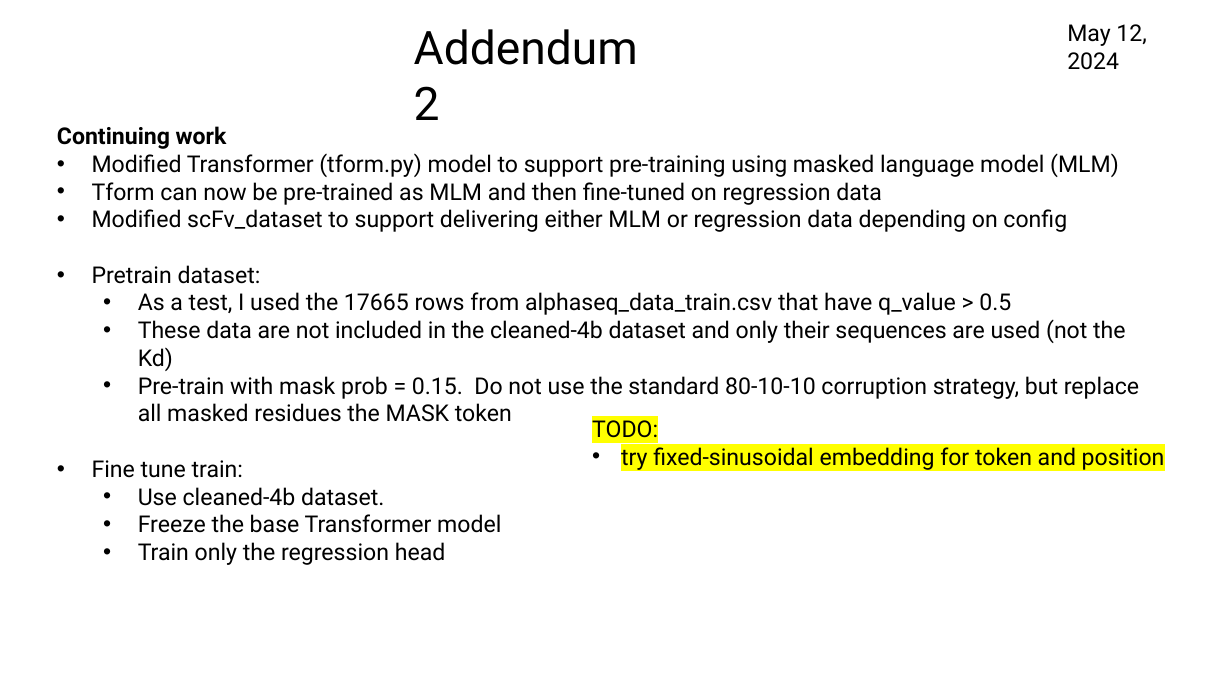
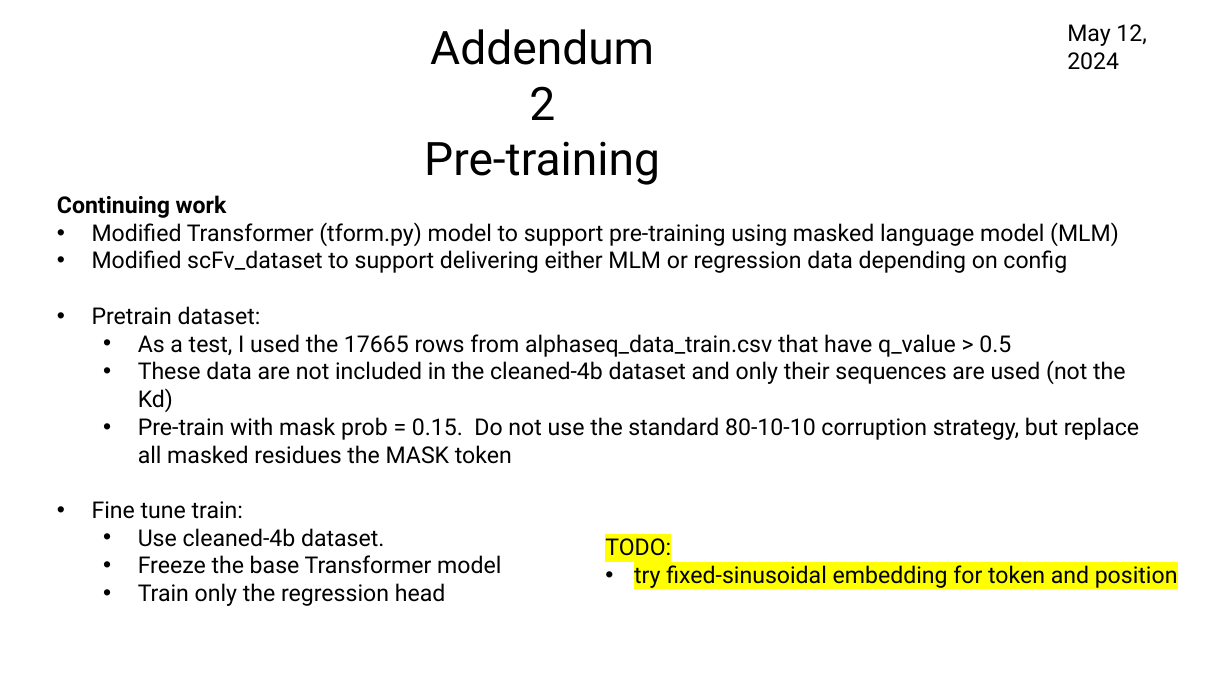
Before and after one commit to planaria158/BERT-antibody-antigen-binding-energy, a slide deck: slide 24 of Homework-aAlphaBio.pptx. Drawn at 1232x693 pixels with LibreOffice and Linux fonts; fonts in the diff are those of the drawing. Boxes give left, top, right and bottom in pixels: in the first picture for what was removed or moved away, otherwise in the second. Text is boxed around its words. In the diff, an @@ line names an element or a change of style, - is before the commit and + after.

```diff
--- a/Homework-aAlphaBio.pptx
+++ b/Homework-aAlphaBio.pptx
@@ text at [430, 29, 654, 120]: alignment left to centre @@
@@ text at [424, 141, 660, 185]: paragraph added @@
+Pre-training
@@ text "Continuing work": place and size @@
-text "Continuing work" at [57, 126, 1139, 565]
+text "Continuing work" at [57, 195, 1139, 606]
@@ text at [92, 182, 882, 205]: paragraph removed @@
-• Tform can now be pre-trained as MLM and then fine-tuned on regression data
@@ text "TODO:": place and size @@
-text "TODO:" at [592, 420, 1165, 470]
+text "TODO:" at [605, 538, 1178, 588]
```
Also in this commit, not shown: 2 slides added, 1 slide removed, 13 other files.
